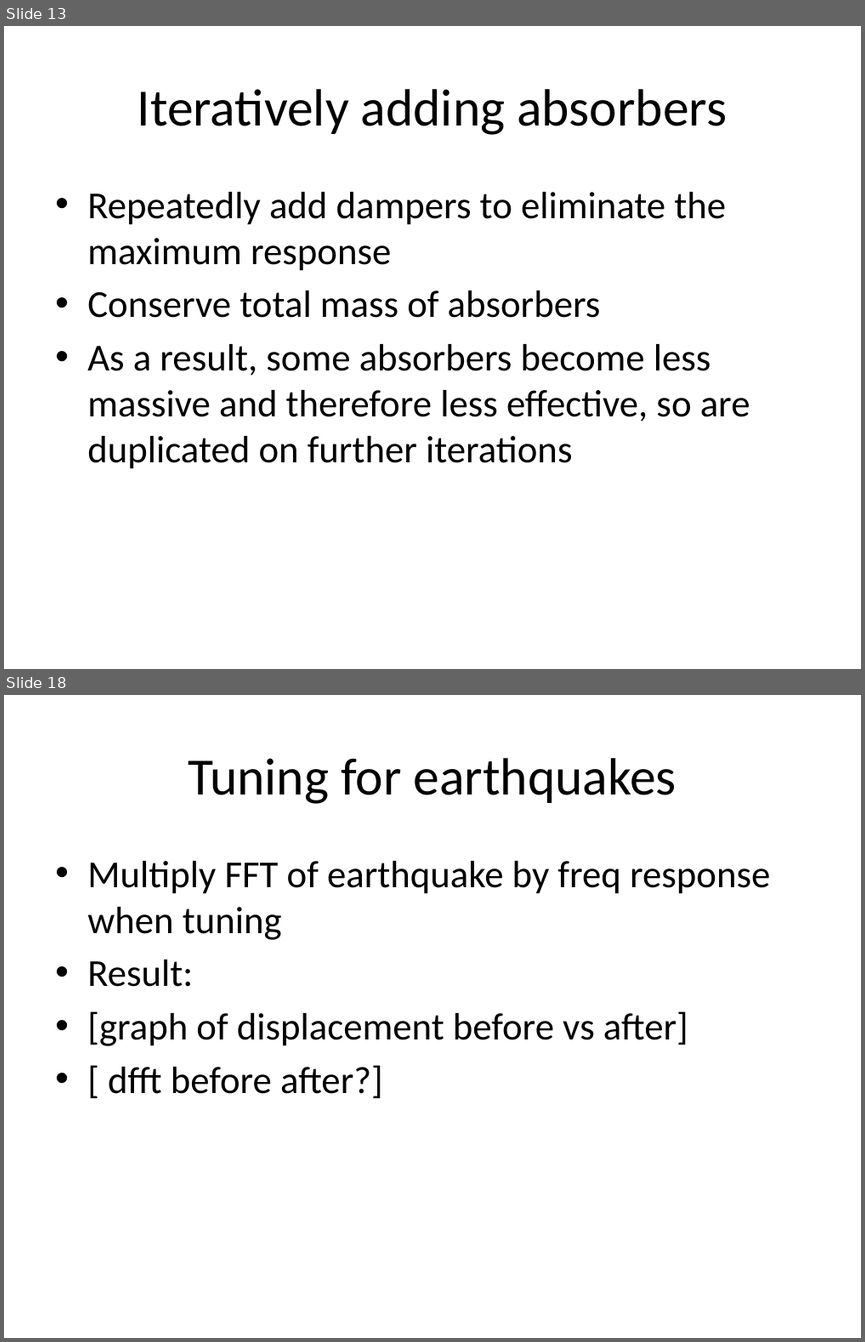
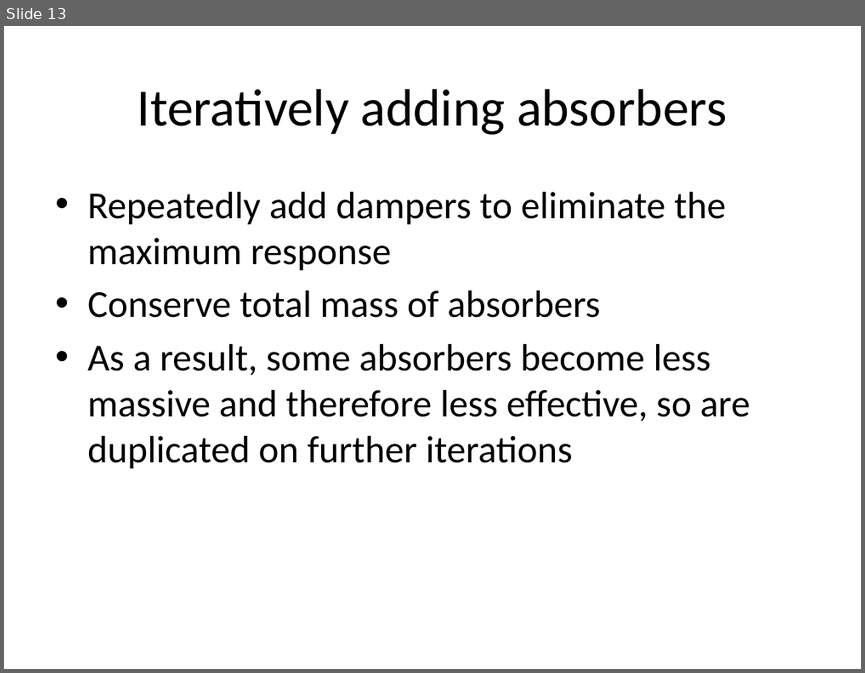
Before and after one commit to eric-wieser/cued-icw, a slide deck: powerpoint.pptx. Shown one above the other, each under a label of ours: slides 13 and 18 before the commit, slide 13 after it; the slides between them are not shown. The pictures are 865x1342 and 865x673 pixels, drawn with LibreOffice and Linux fonts; fonts in the diff are those of the drawing. Boxes give left, top, right and bottom in pixels: in the first picture for what was removed or moved away, otherwise in the second. Text is boxed around its words. In the diff, an @@ line names an element or a change of style, - is before the commit and + after.

```diff
--- a/powerpoint.pptx
+++ b/powerpoint.pptx
@@ slide 18 removed at bbox=[4, 695, 861, 1338], background #FFFFFF @@
@@ title removed at bbox=[188, 758, 676, 804] @@
-Tuning for earthquakes
@@ text removed at bbox=[87, 861, 770, 1098] @@
-• Multiply FFT of earthquake by freq response when tuning
-• Result:
-• [graph of displacement before vs after]
-• [ dfft before after?]
```
Also in this commit, not shown: 6 slides changed, 8 slides added, 1 other slide removed.
